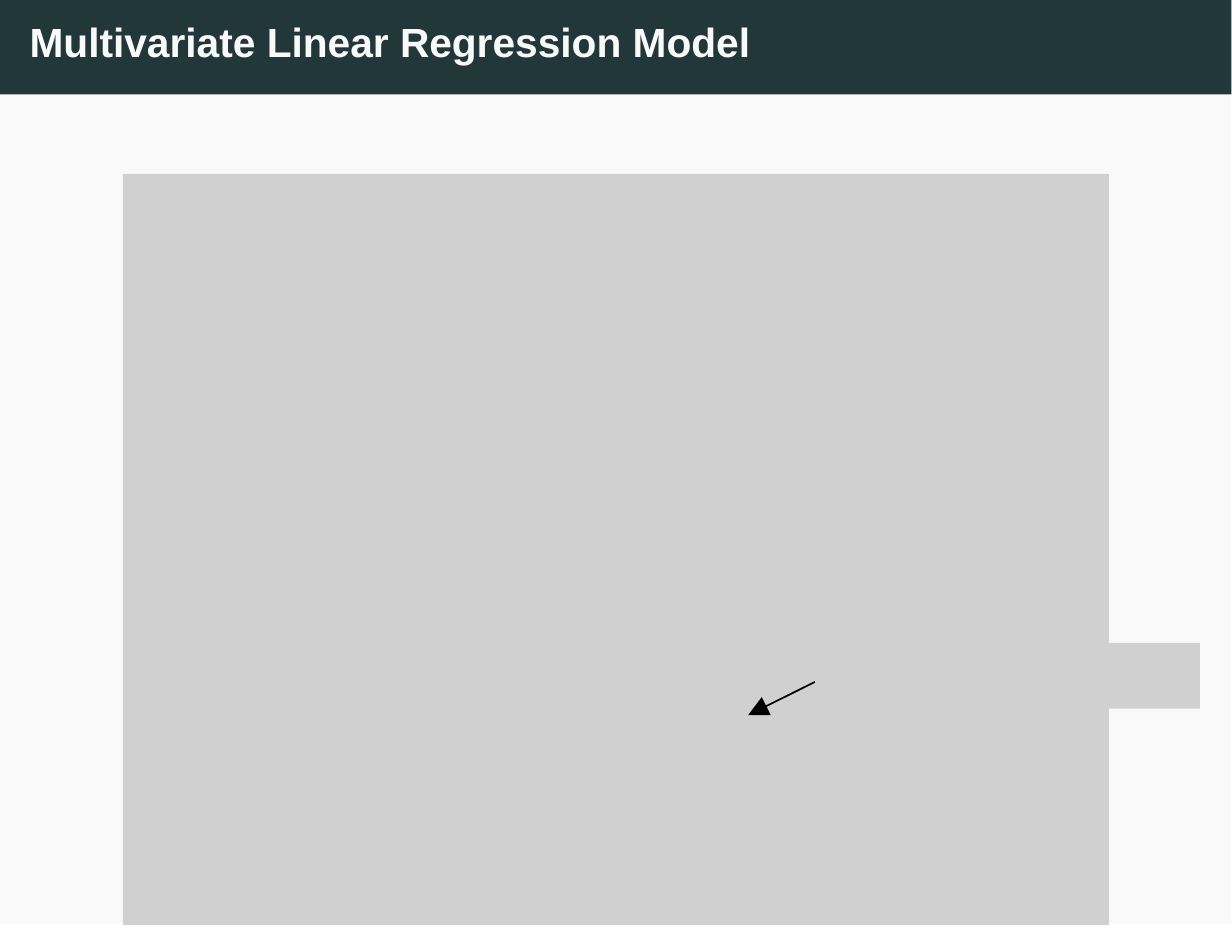
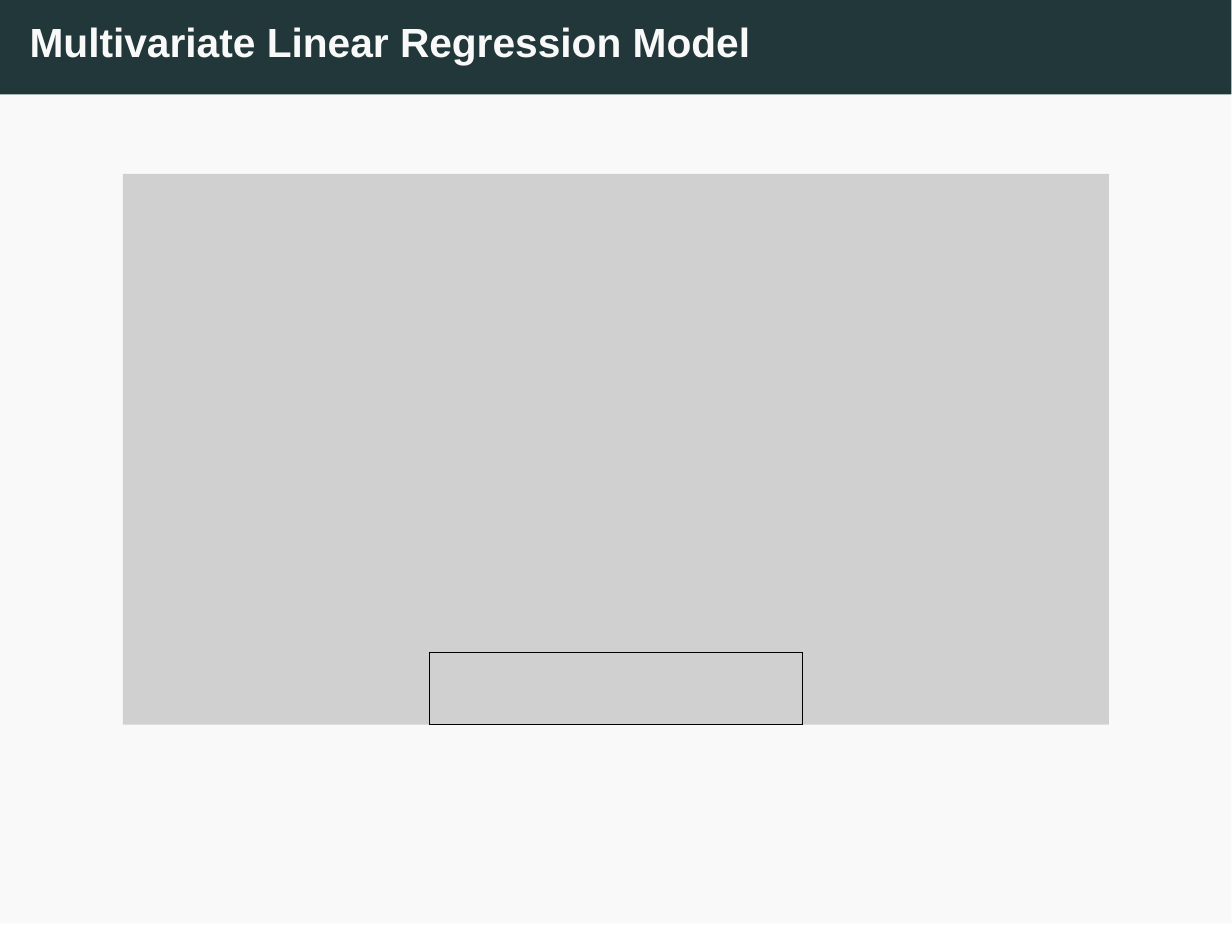
Before and after one commit to edlym96/linear-regression-workshop, a slide deck: slide 33 of slides/L3_Linear_draft.pptx (slide 31 before the commit). Drawn at 1232x925 pixels with LibreOffice and Linux fonts; fonts in the diff are those of the drawing; grey boxes stand for pictures. Boxes give left, top, right and bottom in pixels: in the first picture for what was removed or moved away, otherwise in the second. Text is boxed around its words. In the diff, an @@ line names an element or a change of style, - is before the commit and + after.

```diff
--- a/slides/L3_Linear_draft.pptx
+++ b/slides/L3_Linear_draft.pptx
@@ picture: place and size @@
-picture at <box>122,174,1110,925</box>
+picture at <box>122,174,1110,724</box>
@@ picture added at <box>430,653,804,726</box> @@
@@ picture removed at <box>816,643,1200,709</box> @@
@@ arrow removed from (829, 677) to (748, 716) @@
```
Also in this commit, not shown: 6 other slides changed, 1 slide removed, 2 other files.
